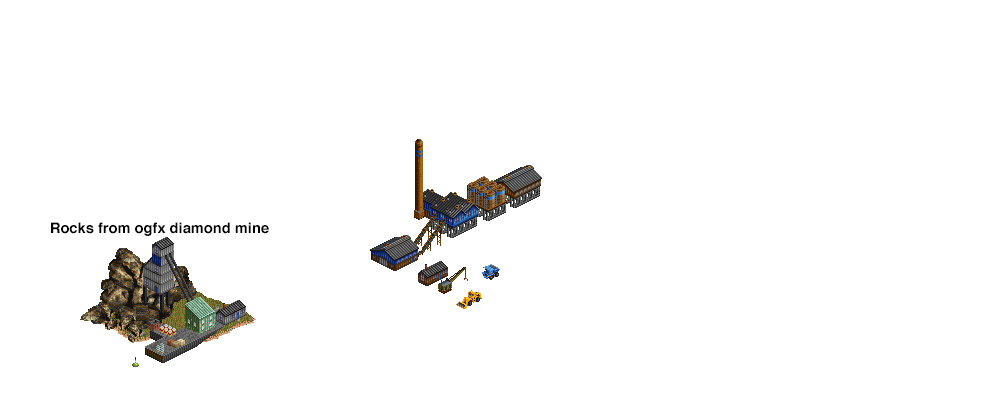
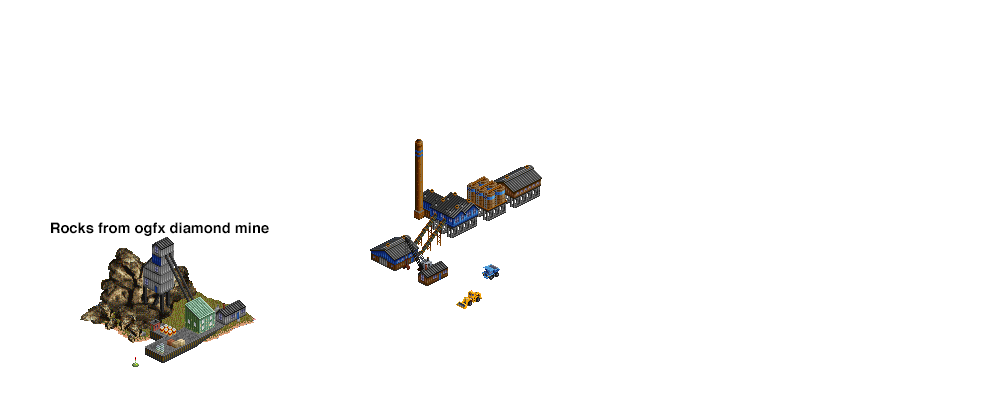
The second 1000 x 400 image is a revision of the first. Changes to its layers:
added layer "crane" (1st of 2, in "shed") in group "shed" over 403, 237, 433, 271
renamed "Layer 6" to "crane", hid it over 438, 267, 468, 294
